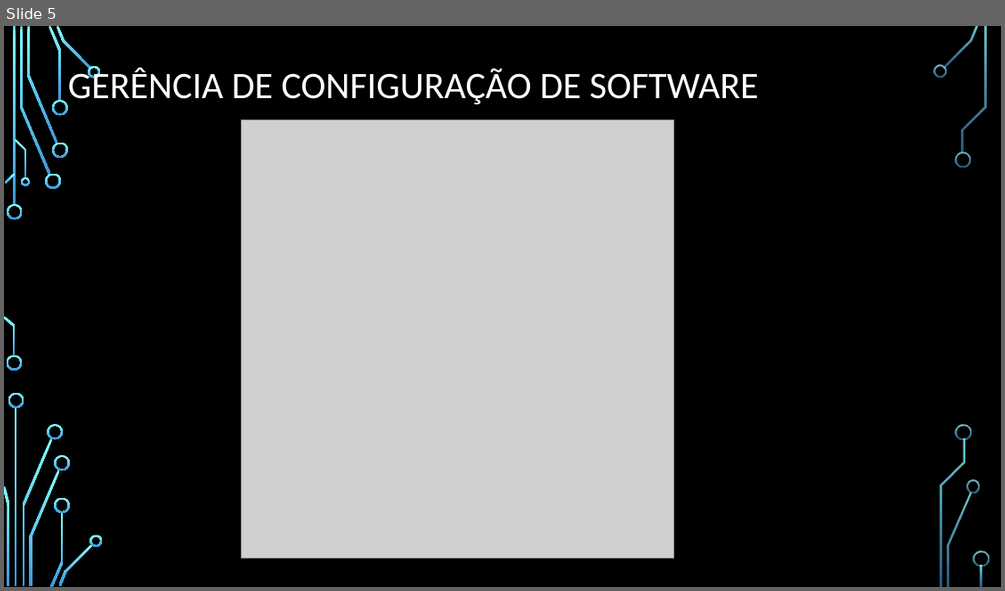
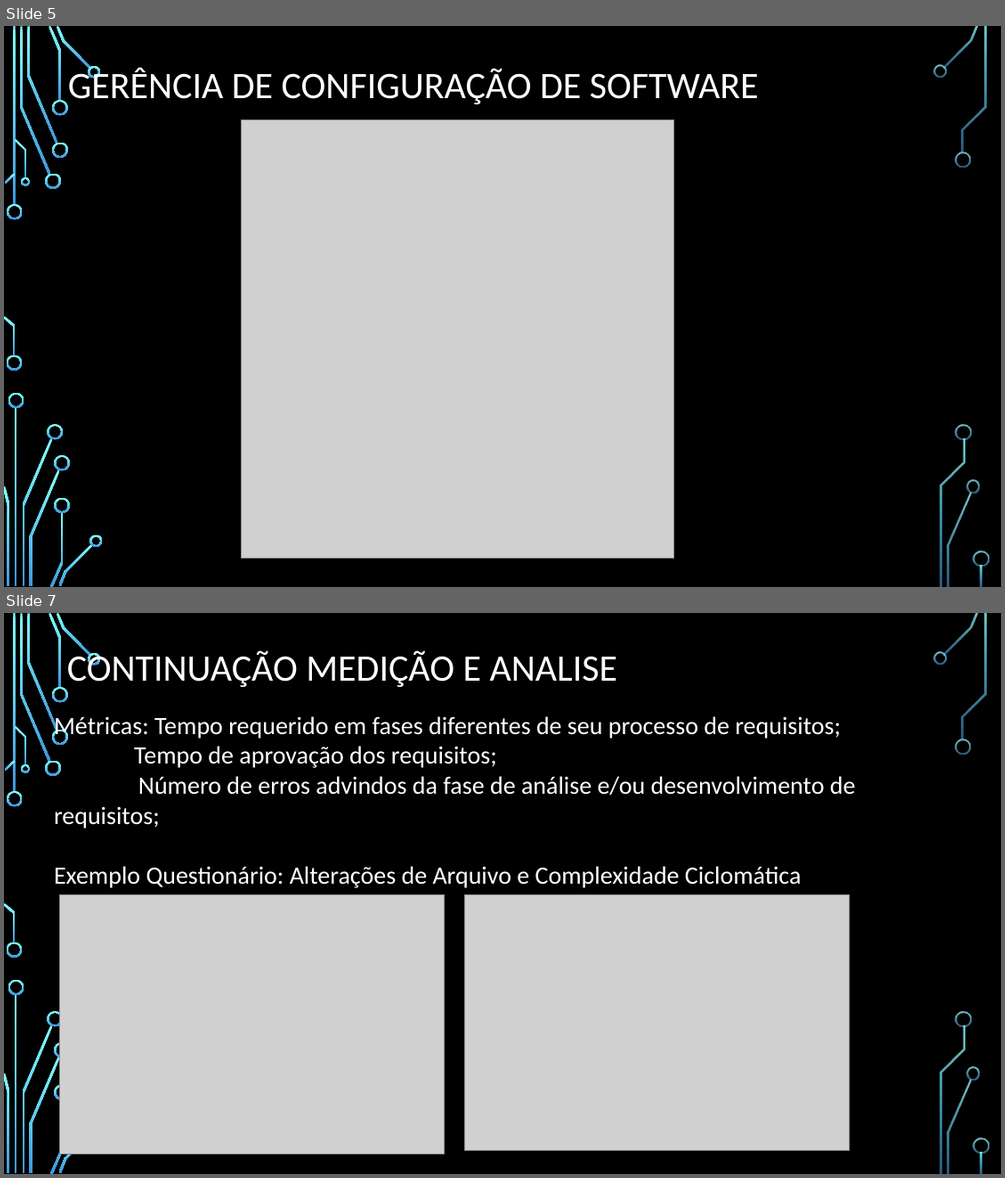
Before and after one commit to DeniseCruz/GerenciaConfig, a slide deck: MedicaoMetricas.pptx. Shown one above the other, each under a label of ours: slide 5 before the commit, slides 5 and 7 after it; the slides between them are not shown. The pictures are 1005x591 and 1005x1178 pixels, drawn with LibreOffice and Linux fonts; fonts in the diff are those of the drawing; grey boxes stand for pictures; background and template pictures are left out. Boxes give left, top, right and bottom in pixels: in the first picture for what was removed or moved away, otherwise in the second. Text is boxed around its words. In the diff, an @@ line names an element or a change of style, - is before the commit and + after.

```diff
--- a/MedicaoMetricas.pptx
+++ b/MedicaoMetricas.pptx
@@ slide 7 added at [4,613,1001,1174], background picture (left out); not listed: 35 template elements that a slide beside it also shows @@
@@ title added at [67,649,618,687], 36 pt, text #FFFFFF @@
+CONTINUAÇÃO MEDIÇÃO E ANALISE
@@ text added at [54,716,856,888], 24 pt, text #FFFFFF @@
+Métricas: Tempo requerido em fases diferentes de seu processo de requisitos;
+Tempo de aprovação dos requisitos;
+Número de erros advindos da fase de análise e/ou desenvolvimento de requisitos;
+Exemplo Questionário: Alterações de Arquivo e Complexidade Ciclomática
@@ picture added at [59,894,445,1153] @@
@@ picture added at [465,894,849,1150] @@
```
Also in this commit, not shown: 3 other slides added, 1 slide removed.
